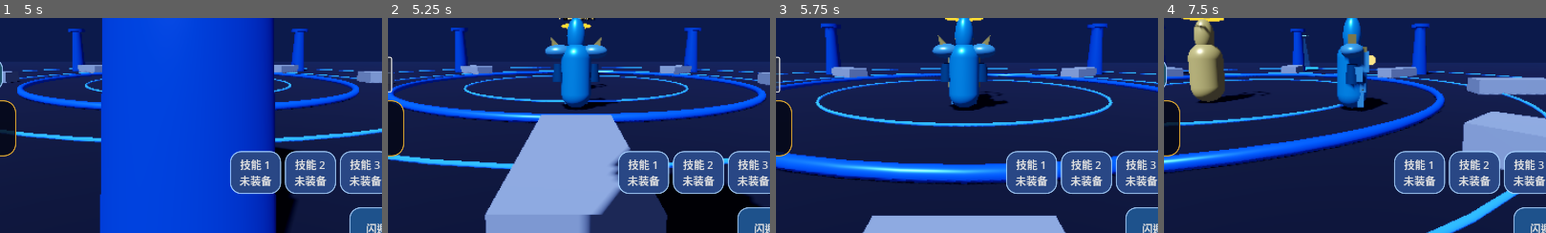
Above: before the commit, frames 1-4 (left to right).
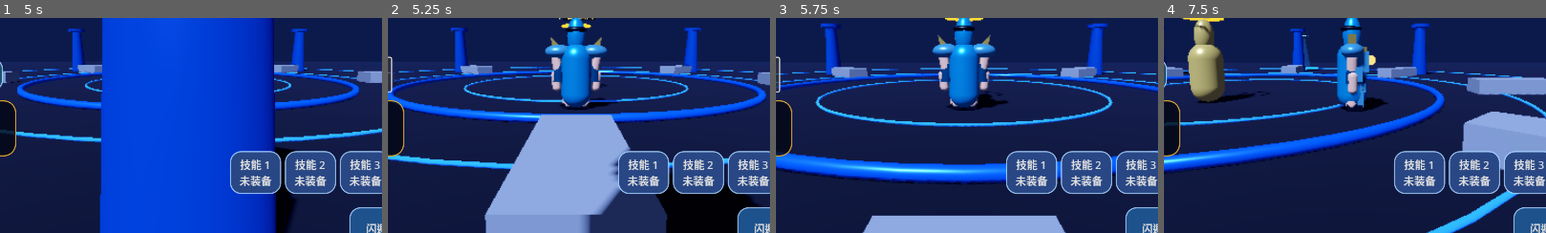
Above: after the commit, the same moments.

Repository: Qazwesrd/Saint-Seiya-Universe-War
Game: Godot game, scene res://scenes/main_menu.tscn
The game is run twice, just before and just after one commit, with the same random seed, the same clock (stepped at 60 frames per second) and the same inputs.
Inputs (mouse positions are % of the whole screen's width and height, from its top left):
- Up to frame 1 (5 s): click "开始新游戏 / 新建存档" at 0.5 s; click "开始新游戏 / 新建存档" at 1.25 s; click "继续游戏 / 存档管理" at 2 s; click "游戏设置" at 2.75 s; click "读取" at 3.5 s; click "交谈 / 接任务" at 4.25 s
- Up to frame 2 (5.25 s): click "任务导航" at 5 s
- Up to frame 3 (5.75 s): no input
- Up to frame 4 (7.5 s): tap Enter (ui_accept) at 5.75, 6.02 s; move the mouse to (72, 45) at 5.77 s; hold Right (ui_right) 5.78-6.5 s; click (72, 45) at 5.92 s; drag from (30, 55) to (45, 70) at 6.52 s; click "传送" at 7.25 s
The pictures show only the part of the screen within x 25-75%, y 32-82%; the shares and areas given below are measured in that part.

Frame 1 is identical in both runs. In frame 2, 0.7% of the frame differs, in the area x 42-58%, y 4-42%; in frame 3, 0.8%, in the area x 42-58%, y 3-43%; in frame 4, 0.7%.

Commit message:
Build readable low-poly humanoid body and face fallback

Diff:
--- a/game/scripts/player.gd
+++ b/game/scripts/player.gd
@@ -84,6 +84,68 @@
     head.position.y = 1.95
     head.material_override = body_mat
     visual_root.add_child(head)
+
+    # A lightweight humanoid fallback mesh keeps the character readable before
+    # authored skeletal rigs are imported.
+    var skin_material := StandardMaterial3D.new()
+    skin_material.albedo_color = Color(0.78, 0.58, 0.46)
+    skin_material.roughness = 0.72
+    var hair_material := StandardMaterial3D.new()
+    hair_material.albedo_color = Color(0.055, 0.065, 0.11)
+    hair_material.roughness = 0.42
+    var limb_mesh := CapsuleMesh.new()
+    limb_mesh.radius = 0.14
+    limb_mesh.height = 0.68
+    for side in [-1.0, 1.0]:
+        var upper_arm := MeshInstance3D.new()
+        upper_arm.mesh = limb_mesh
+        upper_arm.position = Vector3(side * 0.49, 1.17, 0.0)
+        upper_arm.rotation.z = -side * 0.18
+        upper_arm.material_override = skin_material
+        visual_root.add_child(upper_arm)
+        var forearm := MeshInstance3D.new()
+        forearm.mesh = limb_mesh
+        forearm.scale = Vector3(0.88, 0.82, 0.88)
+        forearm.position = Vector3(side * 0.54, 0.76, -0.015)
+        forearm.rotation.z = -side * 0.10
+        forearm.material_override = skin_material
+        visual_root.add_child(forearm)
+        var leg_mesh := CapsuleMesh.new()
+        leg_mesh.radius = 0.16
+        leg_mesh.height = 0.76
+        var leg := MeshInstance3D.new()
+        leg.mesh = leg_mesh
+        leg.position = Vector3(side * 0.21, 0.40, 0.015)
+        leg.material_override = skin_material
+        visual_root.add_child(leg)
+        var boot := MeshInstance3D.new()
+        var boot_mesh := BoxMesh.new()
+        boot_mesh.size = Vector3(0.28, 0.16, 0.42)
+        boot.mesh = boot_mesh
+        boot.position = Vector3(side * 0.21, 0.09, -0.075)
+        boot.material_override = hair_material
+        visual_root.add_child(boot)
+
+    var hair := MeshInstance3D.new()
+    var hair_mesh := SphereMesh.new()
+    hair_mesh.radius = 0.25
+    hair_mesh.height = 0.24
+    hair.mesh = hair_mesh
+    hair.scale = Vector3(1.12, 0.72, 1.12)
+    hair.position = Vector3(0.0, 2.12, 0.035)
+    hair.material_override = hair_material
+    visual_root.add_child(hair)
+    var eye_band := MeshInstance3D.new()
+    var eye_mesh := BoxMesh.new()
+    eye_mesh.size = Vector3(0.24, 0.035, 0.035)
+    eye_band.mesh = eye_mesh
+    eye_band.position = Vector3(0.0, 1.98, -0.218)
+    var eye_material := StandardMaterial3D.new()
+    eye_material.albedo_color = Color(0.10, 0.12, 0.18)
+    eye_material.shading_mode = BaseMaterial3D.SHADING_MODE_UNSHADED
+    eye_band.material_override = eye_material
+    visual_root.add_child(eye_band)
+
     _build_armor_visuals()
     RPGState.state_changed.connect(_on_rpg_state_changed)
     mount_indicator = MeshInstance3D.new()
